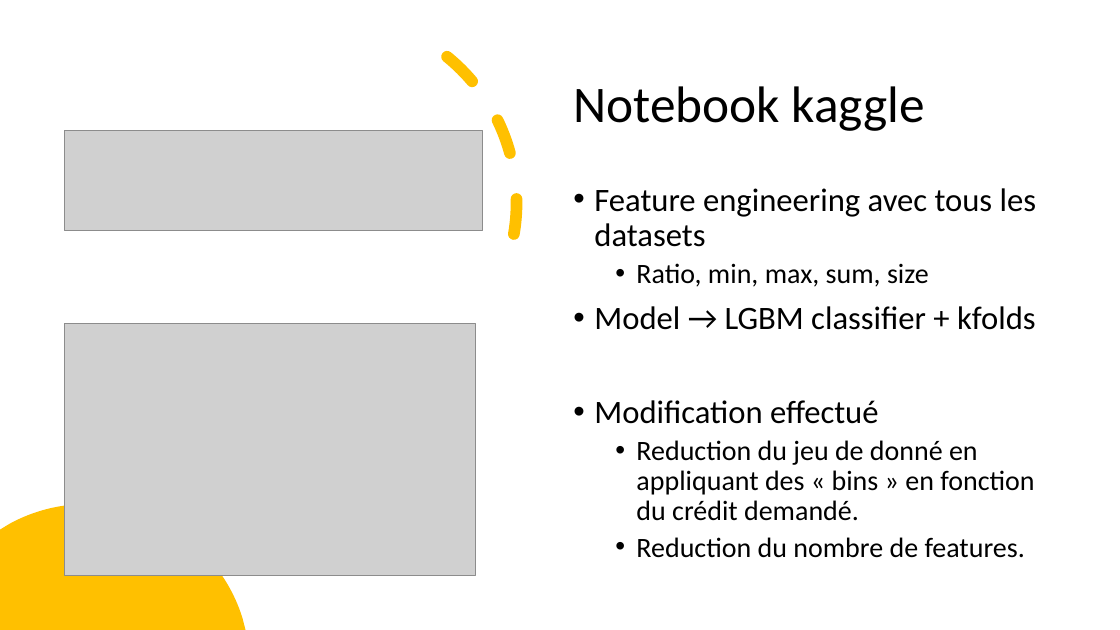
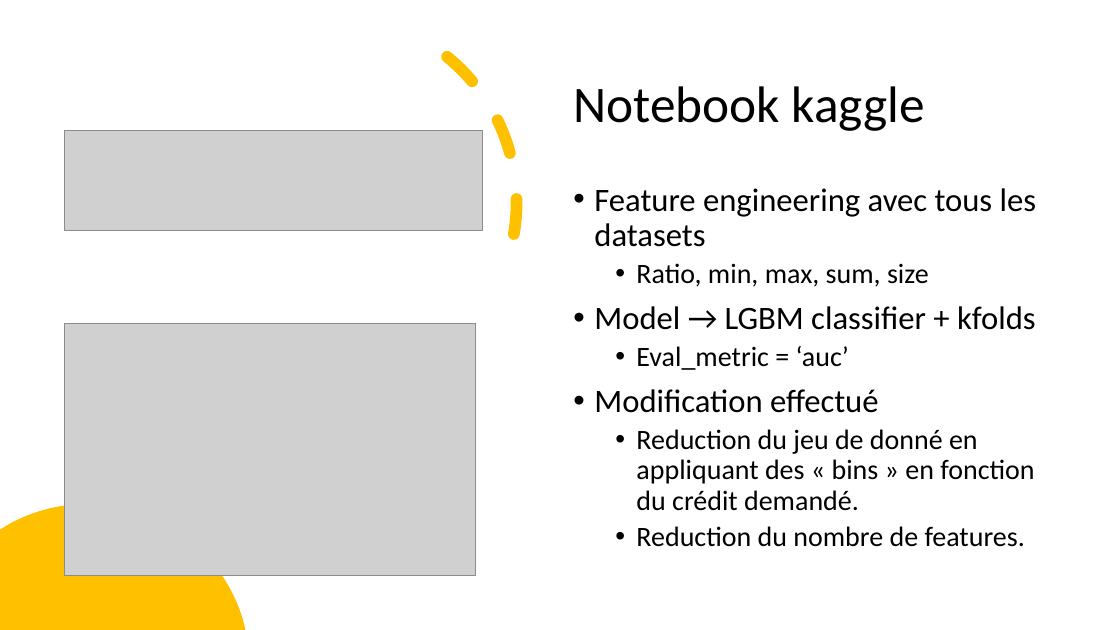
Before and after one commit to Blisk11/project_7, a slide deck: slide 6 of documents/P7_03_présentation.pptx. Drawn at 1120x630 pixels with LibreOffice and Linux fonts; fonts in the diff are those of the drawing; grey boxes stand for pictures. Boxes give left, top, right and bottom in pixels: in the first picture for what was removed or moved away, otherwise in the second. Text is boxed around its words. In the diff, an @@ line names an element or a change of style, - is before the commit and + after.

```diff
--- a/documents/P7_03_présentation.pptx
+++ b/documents/P7_03_présentation.pptx
@@ text at (636, 346, 849, 370): paragraph added @@
+  • Eval_metric = ‘auc’
```
Also in this commit, not shown: 2 other slides changed, 1 slide removed, 3 other files.
